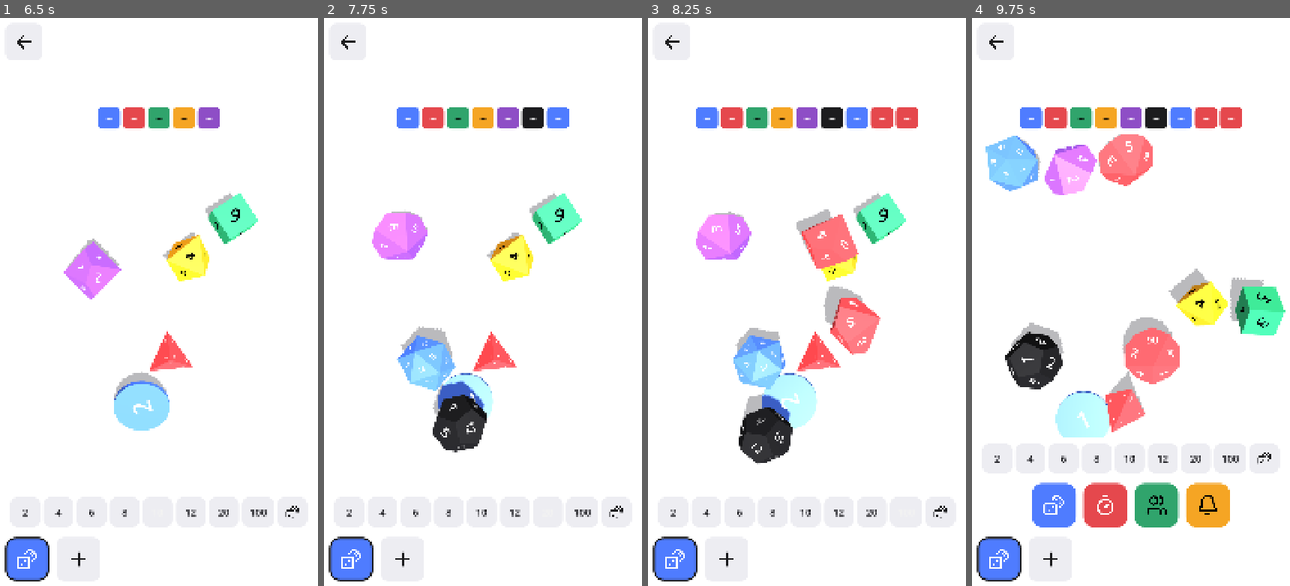
Above: before the commit, frames 1-4 (left to right).
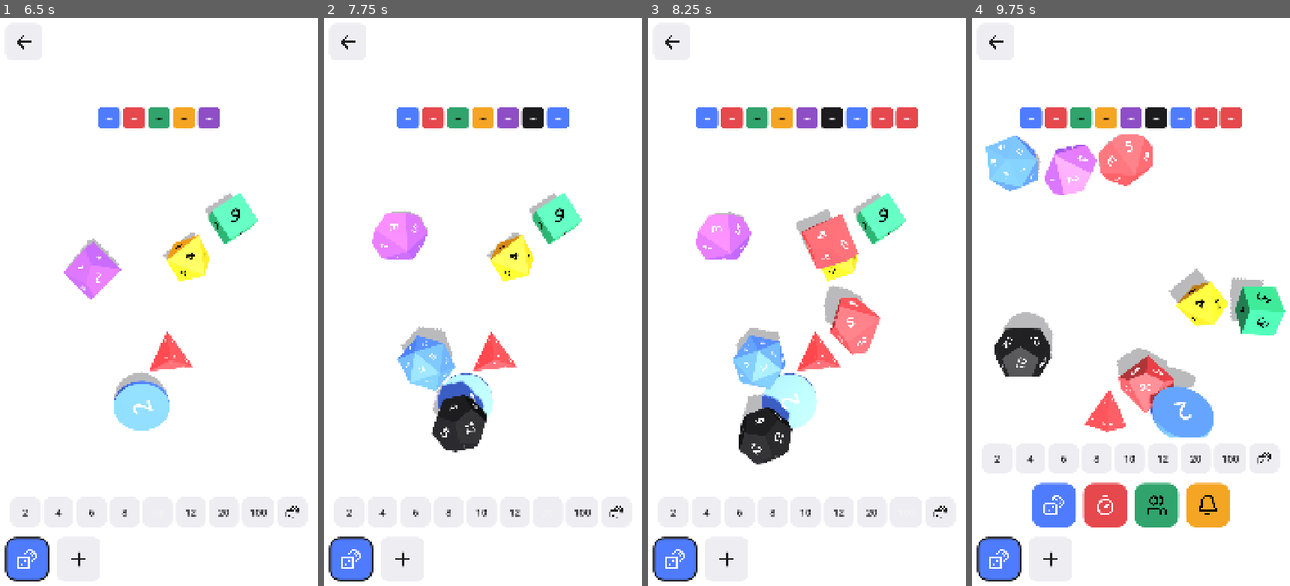
Above: after the commit, the same moments.

Repository: getsupersimple/supersimple-board-game-companion
Game: Godot game, scene res://scenes/main.tscn
Two runs of this game, one before a commit and one after it. Both use one fixed random seed, a clock stepped at 60 frames per second and the inputs below.
Inputs (mouse positions are in pixels of both pictures, inside the frame that each line leads up to):
- Up to frame 1 (6.5 s): click (79, 142) at 0.52 s; click (28, 557) at 1.27 s; click (82, 506) at 2.02 s; click "2" at 2.75 s; click "4" at 3.5 s; click "6" at 4.25 s; click "8" at 5 s; click "10" at 5.75 s
- Up to frame 2 (7.75 s): click "12" at 6.5 s; click "20" at 7.25 s
- Up to frame 3 (8.25 s): click "100" at 8 s
- Up to frame 4 (9.75 s): click (1264, 512) at 8.75 s; click (1051, 557) at 9.52 s

Frame 1 is identical in both runs. In frame 2, 0.1% of the frame differs, in the area x 33-52%, y 62-77%; in frame 3, 0.2%; in frame 4, 7.1%, in the area x 7-76%, y 51-74%.

Commit message:
Add the buzzer tool, settings screen, and dice impact sounds
Buzzer: a big tap area with four generated sounds (wrong-answer buzzer, bell,
horn, siren), chosen per preset, with the preset's toolbar icon following the
sound.

Settings: dice sound, timer buzzer and vibration switches, saved in their own
file and loaded at start, reached from the home screen's gear.

Dice: knocks on the table, walls and other dice play a click that is louder
and lower for a harder knock, with a light haptic tap for hard ones, both
following the settings. All sounds come from a small in-code SoundBank.

Co-Authored-By: Claude Sonnet 5.5 <noreply@anthropic.com>

Diff:
--- /dev/null
+++ b/assets/icons/lucide/circle-x.svg
@@ -0,0 +1,15 @@
+<svg
+  xmlns="http://www.w3.org/2000/svg"
+  width="24"
+  height="24"
+  viewBox="0 0 24 24"
+  fill="none"
+  stroke="#ffffff"
+  stroke-width="2"
+  stroke-linecap="round"
+  stroke-linejoin="round"
+>
+  <circle cx="12" cy="12" r="10" />
+  <path d="m15 9-6 6" />
+  <path d="m9 9 6 6" />
+</svg>
--- /dev/null
+++ b/assets/icons/lucide/megaphone.svg
@@ -0,0 +1,15 @@
+<svg
+  xmlns="http://www.w3.org/2000/svg"
+  width="24"
+  height="24"
+  viewBox="0 0 24 24"
+  fill="none"
+  stroke="#ffffff"
+  stroke-width="2"
+  stroke-linecap="round"
+  stroke-linejoin="round"
+>
+  <path d="M11 6a13 13 0 0 0 8.4-2.8A1 1 0 0 1 21 4v12a1 1 0 0 1-1.6.8A13 13 0 0 0 11 14H5a2 2 0 0 1-2-2V8a2 2 0 0 1 2-2z" />
+  <path d="M6 14a12 12 0 0 0 2.4 7.2 2 2 0 0 0 3.2-2.4A8 8 0 0 1 10 14" />
+  <path d="M8 6v8" />
+</svg>
--- /dev/null
+++ b/assets/icons/lucide/siren.svg
@@ -0,0 +1,20 @@
+<svg
+  xmlns="http://www.w3.org/2000/svg"
+  width="24"
+  height="24"
+  viewBox="0 0 24 24"
+  fill="none"
+  stroke="#ffffff"
+  stroke-width="2"
+  stroke-linecap="round"
+  stroke-linejoin="round"
+>
+  <path d="M7 18v-6a5 5 0 1 1 10 0v6" />
+  <path d="M5 21a1 1 0 0 0 1 1h12a1 1 0 0 0 1-1v-1a2 2 0 0 0-2-2H7a2 2 0 0 0-2 2z" />
+  <path d="M21 12h1" />
+  <path d="M18.5 4.5 18 5" />
+  <path d="M2 12h1" />
+  <path d="M12 2v1" />
+  <path d="m4.929 4.929.707.707" />
+  <path d="M12 12v6" />
+</svg>
--- /dev/null
+++ b/assets/icons/lucide/vibrate.svg
@@ -0,0 +1,15 @@
+<svg
+  xmlns="http://www.w3.org/2000/svg"
+  width="24"
+  height="24"
+  viewBox="0 0 24 24"
+  fill="none"
+  stroke="#ffffff"
+  stroke-width="2"
+  stroke-linecap="round"
+  stroke-linejoin="round"
+>
+  <path d="m2 8 2 2-2 2 2 2-2 2" />
+  <path d="m22 8-2 2 2 2-2 2 2 2" />
+  <rect width="8" height="14" x="8" y="5" rx="1" />
+</svg>
--- /dev/null
+++ b/assets/icons/lucide/volume-2.svg
@@ -0,0 +1,15 @@
+<svg
+  xmlns="http://www.w3.org/2000/svg"
+  width="24"
+  height="24"
+  viewBox="0 0 24 24"
+  fill="none"
+  stroke="#ffffff"
+  stroke-width="2"
+  stroke-linecap="round"
+  stroke-linejoin="round"
+>
+  <path d="M11 4.702a.705.705 0 0 0-1.203-.498L6.413 7.587A1.4 1.4 0 0 1 5.416 8H3a1 1 0 0 0-1 1v6a1 1 0 0 0 1 1h2.416a1.4 1.4 0 0 1 .997.413l3.383 3.384A.705.705 0 0 0 11 19.298z" />
+  <path d="M16 9a5 5 0 0 1 0 6" />
+  <path d="M19.364 18.364a9 9 0 0 0 0-12.728" />
+</svg>
--- /dev/null
+++ b/scripts/buzzer/buzzer_tool.gd
@@ -0,0 +1,106 @@
+class_name BuzzerTool
+extends Control
+## A big buzzer: tap it for a loud sound and a buzz in the hand. A row of icons
+## picks which sound it makes, so one game can have a "right" and a "wrong"
+## buzzer as two presets.
+
+## The preset's own icon changes with its sound, so presets tell apart in the toolbar.
+signal appearance_changed
+
+const DEFAULT_SOUND := "buzz"
+
+var preset: Preset
+var store: PresetStore
+
+var _area: TapArea
+var _player: AudioStreamPlayer
+var _sound := DEFAULT_SOUND
+var _sound_buttons := {}
+
+
+func _ready() -> void:
+	set_anchors_and_offsets_preset(Control.PRESET_FULL_RECT)
+	_sound = str(preset.data.get("sound", DEFAULT_SOUND))
+	if not SoundBank.BUZZER_SOUNDS.has(_sound):
+		_sound = DEFAULT_SOUND
+
+	var column := VBoxContainer.new()
+	column.set_anchors_and_offsets_preset(Control.PRESET_FULL_RECT)
+	column.add_theme_constant_override("separation", 24)
+	add_child(column)
+
+	_area = TapArea.new()
+	_area.tapped.connect(_on_tapped)
+	column.add_child(_area)
+
+	var choices := HBoxContainer.new()
+	choices.alignment = BoxContainer.ALIGNMENT_CENTER
+	choices.add_theme_constant_override("separation", 16)
+	column.add_child(choices)
+	var group := ButtonGroup.new()
+	for kind in SoundBank.BUZZER_SOUNDS:
+		var button := _make_choice(kind, group)
+		choices.add_child(button)
+		_sound_buttons[kind] = button
+
+	_player = AudioStreamPlayer.new()
+	add_child(_player)
+	_show_sound()
+
+
+func _make_choice(kind: String, group: ButtonGroup) -> Button:
+	var button := Button.new()
+	button.toggle_mode = true
+	button.button_group = group
+	button.icon = IconLibrary.get_icon(SoundBank.BUZZER_ICONS[kind])
+	button.expand_icon = true
+	button.icon_alignment = HORIZONTAL_ALIGNMENT_CENTER
+	button.vertical_icon_alignment = VERTICAL_ALIGNMENT_CENTER
+	button.custom_minimum_size = Vector2(150, 150)
+	button.focus_mode = Control.FOCUS_NONE
+	button.accessibility_name = tr("BUZZER_" + kind.to_upper())
+	button.add_theme_constant_override("icon_max_width", 72)
+	for state in ["icon_normal_color", "icon_hover_color", "icon_focus_color"]:
+		button.add_theme_color_override(state, Color("#1C1C1E"))
+	for state in ["icon_pressed_color", "icon_hover_pressed_color"]:
+		button.add_theme_color_override(state, Color.WHITE)
+	var on_box := StyleBoxFlat.new()
+	on_box.bg_color = Color("#1C1C1E")
+	on_box.set_corner_radius_all(32)
+	button.add_theme_stylebox_override("pressed", on_box)
+	button.add_theme_stylebox_override("hover_pressed", on_box)
+	button.pressed.connect(func() -> void: _choose(kind))
+	return button
+
+
+func _choose(kind: String) -> void:
+	_sound = kind
+	preset.data["sound"] = kind
+	preset.icon = SoundBank.BUZZER_ICONS[kind]
+	store.preset_changed()
+	_show_sound()
+	appearance_changed.emit()
+	_sound_it()
+
+
+func _show_sound() -> void:
+	_sound_buttons[_sound].set_pressed_no_signal(true)
+	_area.look(preset.color, SoundBank.BUZZER_ICONS[_sound], "", 16)
+
+
+func _on_tapped() -> void:
+	_sound_it()
+	TimerAlert.vibrate(80)
+	_flash()
+
+
+## The buzzer is the point of this tool, so it always sounds. The haptics switch
+## still applies to the buzz in the hand.
+func _sound_it() -> void:
+	_player.stream = SoundBank.stream(_sound)
+	_player.play()
+
+
+func _flash() -> void:
+	_area.self_modulate = Color(1, 1, 1, 0.45)
+	create_tween().tween_property(_area, "self_modulate", Color.WHITE, 0.25)
--- a/scripts/core/app_settings.gd
+++ b/scripts/core/app_settings.gd
@@ -1,8 +1,49 @@
 class_name AppSettings
 extends RefCounted
-## Global switches. A settings screen and saving them come later; for now these
-## hold the defaults from the spec: everything on.
+## Global switches, saved in their own small file. Everything starts on.
 
+const PATH := "user://settings.cfg"
+const SECTION := "settings"
+
+static var dice_sound := true
 static var timer_buzzer := true
 static var haptics := true
-static var dice_sound := true
+
+
+## Reads and writes a switch by name, so a settings row can be built from a list.
+static func get_flag(flag: String) -> bool:
+	match flag:
+		"dice_sound":
+			return dice_sound
+		"timer_buzzer":
+			return timer_buzzer
+		"haptics":
+			return haptics
+	return false
+
+
+static func set_flag(flag: String, value: bool) -> void:
+	match flag:
+		"dice_sound":
+			dice_sound = value
+		"timer_buzzer":
+			timer_buzzer = value
+		"haptics":
+			haptics = value
+
+
+static func load_settings(path: String = PATH) -> void:
+	var config := ConfigFile.new()
+	if config.load(path) != OK:
+		return
+	dice_sound = bool(config.get_value(SECTION, "dice_sound", true))
+	timer_buzzer = bool(config.get_value(SECTION, "timer_buzzer", true))
+	haptics = bool(config.get_value(SECTION, "haptics", true))
+
+
+static func save_settings(path: String = PATH) -> void:
+	var config := ConfigFile.new()
+	config.set_value(SECTION, "dice_sound", dice_sound)
+	config.set_value(SECTION, "timer_buzzer", timer_buzzer)
+	config.set_value(SECTION, "haptics", haptics)
+	config.save(path)
--- /dev/null
+++ b/scripts/core/sound_bank.gd
@@ -0,0 +1,73 @@
+class_name SoundBank
+extends RefCounted
+## Every sound in the app, made in code, so there are no sound files to license
+## or ship. Each is generated once and kept.
+
+const SAMPLE_RATE := 22050
+## The sounds a buzzer can make, in the order they are offered.
+const BUZZER_SOUNDS: Array[String] = ["buzz", "ding", "horn", "siren"]
+## The icon that stands for each buzzer sound.
+const BUZZER_ICONS := {"buzz": "circle-x", "ding": "bell", "horn": "megaphone", "siren": "siren"}
+
+static var _cache := {}
+
+
+static func stream(kind: String) -> AudioStreamWAV:
+	if not _cache.has(kind):
+		_cache[kind] = _build(kind)
+	return _cache[kind]
+
+
+static func _build(kind: String) -> AudioStreamWAV:
+	match kind:
+		"alarm":
+			return _render(0.8, func(t: float) -> float:
+				return (_square(220.0, t) * 0.35) if fmod(t, 0.4) < 0.3 else 0.0)
+		"buzz":
+			# The wrong-answer buzzer: two slightly out-of-tune square waves.
+			return _render(0.6, func(t: float) -> float:
+				return (_square(150.0, t) + _square(157.0, t)) * 0.22 * _fade_out(t, 0.6, 0.08))
+		"ding":
+			return _render(1.4, func(t: float) -> float:
+				var bell := sin(TAU * 880.0 * t) + 0.5 * sin(TAU * 1320.0 * t) + 0.25 * sin(TAU * 1760.0 * t)
+				return bell * 0.35 * exp(-3.2 * t))
+		"horn":
+			return _render(0.9, func(t: float) -> float:
+				var saw := fmod(t * 196.0, 1.0) * 2.0 - 1.0
+				return saw * 0.38 * minf(t / 0.04, 1.0) * _fade_out(t, 0.9, 0.2))
+		"siren":
+			# The phase is added up, so the pitch can sweep without clicks.
+			var phase := [0.0]
+			return _render(1.1, func(t: float) -> float:
+				var pitch := 700.0 + 260.0 * sin(TAU * 2.0 * t)
+				phase[0] += TAU * pitch / SAMPLE_RATE
+				return sin(phase[0]) * 0.4 * _fade_out(t, 1.1, 0.1))
+		"tick":
+			# A short click for a die knocking on something.
+			return _render(0.06, func(t: float) -> float:
+				var noise := sin(t * 91137.0) * sin(t * 40213.0)
+				return noise * 0.7 * exp(-t * 90.0))
+	return _render(0.1, func(_t: float) -> float: return 0.0)
+
+
+static func _render(seconds: float, sample: Callable) -> AudioStreamWAV:
+	var count := int(SAMPLE_RATE * seconds)
+	var data := PackedByteArray()
+	data.resize(count * 2)
+	for i in count:
+		var value: float = clampf(sample.call(float(i) / SAMPLE_RATE), -1.0, 1.0)
+		data.encode_s16(i * 2, int(value * 32767.0))
+	var wav := AudioStreamWAV.new()
+	wav.format = AudioStreamWAV.FORMAT_16_BITS
+	wav.mix_rate = SAMPLE_RATE
+	wav.stereo = false
+	wav.data = data
+	return wav
+
+
+static func _square(hz: float, t: float) -> float:
+	return 1.0 if sin(TAU * hz * t) >= 0.0 else -1.0
+
+
+static func _fade_out(t: float, length: float, fade: float) -> float:
+	return clampf((length - t) / fade, 0.0, 1.0)
--- a/scripts/dice/dice_table.gd
+++ b/scripts/dice/dice_table.gd
@@ -27,6 +27,10 @@
 const GRAB_DAMPING := 9.0
 const GRAB_MAX_FORCE := 120.0
 const GRAB_PRESS_FORCE := 20.0
+const IMPACT_VOICES := 4
+const LOUD_SPEED := 10.0
+const HAPTIC_SPEED := 5.0
+const HAPTIC_GAP_MS := 120
 const TAP_DISTANCE := 0.4
 const LONG_PRESS_SECONDS := 0.5
 const RELEASE_MAX_SPEED := 10.0
@@ -53,10 +57,18 @@
 var _grab_height := 0.0
 var _grab_travel := 0.0
 var _grab_time := 0.0
+var _voices: Array[AudioStreamPlayer] = []
+var _next_voice := 0
+var _last_haptic_ms := 0
 var _bounds: Node3D
 
 
 func _ready() -> void:
+	for i in IMPACT_VOICES:
+		var voice := AudioStreamPlayer.new()
+		voice.stream = SoundBank.stream("tick")
+		add_child(voice)
+		_voices.append(voice)
 	_build_environment()
 	_rebuild_bounds()
 
@@ -81,6 +93,7 @@
 	die.basis = Basis(Quaternion(Vector3(randf_range(-1, 1), randf_range(-1, 1), randf_range(-1, 1)).normalized(), randf() * TAU))
 	die.linear_velocity = Vector3(0, -2.0, 0)
 	die.angular_velocity = _random_spin(8.0)
+	die.impact.connect(_on_impact)
 	dice.append(die)
 	_settled = false
 	_settle_time = 0.0
@@ -98,6 +111,21 @@
 
 
 ## Removing one half of a percentile pair removes both.
+## A knock plays a click, louder and lower for a harder knock, and a hard one
+## also gives a light tap in the hand.
+func _on_impact(strength: float) -> void:
+	if AppSettings.dice_sound:
+		var voice := _voices[_next_voice]
+		_next_voice = (_next_voice + 1) % _voices.size()
+		voice.volume_db = linear_to_db(clampf(strength / LOUD_SPEED, 0.08, 1.0))
+		voice.pitch_scale = randf_range(0.85, 1.25) - minf(strength / LOUD_SPEED, 1.0) * 0.2
+		voice.play()
+	var now := Time.get_ticks_msec()
+	if AppSettings.haptics and strength >= HAPTIC_SPEED and now - _last_haptic_ms >= HAPTIC_GAP_MS:
+		_last_haptic_ms = now
+		Input.vibrate_handheld(12)
+
+
 func remove_die(die: Die) -> void:
 	for doomed in [die, die.partner]:
 		if doomed != null:
--- a/scripts/dice/die.gd
+++ b/scripts/dice/die.gd
@@ -3,6 +3,10 @@
 ## One physical die. The result is whichever face points up once it has
 ## settled. A die that is not lying flat has no result. The coin (d2) is a
 ## disc, and the d4 is read from its top vertex.
+
+## A knock against the table, a wall, or another die. `strength` is roughly the
+## speed of the knock in table units per second.
+signal impact(strength: float)
 
 ## How numerals are printed. Percentile dice are two d10s read together.
 enum NumeralStyle { NORMAL, TENS, UNITS }
@@ -26,6 +30,8 @@
 const CHAIN_CROSSING_LIFT := 0.17
 const TABLE_TOP := 0.0
 const FLATTEN_SECONDS := 0.25
+const IMPACT_MIN_SPEED := 1.2
+const IMPACT_COOLDOWN := 0.05
 const FLAT_CLEARANCE := 0.96
 const CHAIN_HALF_WIDTH := 0.22
 const CHAIN_BAR_HEIGHT := 0.32
@@ -48,6 +54,8 @@
 ## shakes and rolls, but other dice still bump into it.
 var locked := false
 var _chain: Node3D
+var _last_velocity := Vector3.ZERO
+var _impact_cooldown := 0.0
 var _chain_material: StandardMaterial3D
 var _chain_link_mesh: TorusMesh
 var _chain_body: StaticBody3D
@@ -64,6 +72,9 @@
 	die_color = color
 	numeral_style = style
 
+	contact_monitor = true
+	max_contacts_reported = 4
+	body_entered.connect(_on_body_entered)
 	collision_layer = DICE_LAYER
 	collision_mask = DICE_LAYER | 1
 	mass = 1.0
@@ -301,6 +312,23 @@
 	if shape_data.reads_vertex:
 		return _read_top_vertex()
 	return _read_top_face()
+
+
+func _physics_process(delta: float) -> void:
+	_impact_cooldown = maxf(0.0, _impact_cooldown - delta)
+	_last_velocity = linear_velocity
+
+
+func _on_body_entered(other: Node) -> void:
+	if _impact_cooldown > 0.0:
+		return
+	var speed := _last_velocity.length()
+	if other is Die:
+		speed = (_last_velocity - other._last_velocity).length()
+	if speed < IMPACT_MIN_SPEED:
+		return
+	_impact_cooldown = IMPACT_COOLDOWN
+	impact.emit(speed)
 
 
 func is_at_rest() -> bool:
--- a/scripts/game/game_screen.gd
+++ b/scripts/game/game_screen.gd
@@ -116,6 +116,12 @@
 			game_tool.store = store
 			game_tool.toolbar_visible_changed.connect(_set_toolbar_visible)
 			return game_tool
+		Preset.Type.BUZZER:
+			var buzzer_tool := BuzzerTool.new()
+			buzzer_tool.preset = active
+			buzzer_tool.store = store
+			buzzer_tool.appearance_changed.connect(_refresh)
+			return buzzer_tool
 	return null
 
 
--- a/scripts/home/home.gd
+++ b/scripts/home/home.gd
@@ -3,6 +3,7 @@
 ## Home screen: one tile per game, with the built-in Quick game first.
 
 signal game_selected(game_id: String)
+signal settings_pressed
 
 const COLUMNS := 2
 const NEW_GAME_COLORS: Array[Color] = [
@@ -18,6 +19,7 @@
 func _ready() -> void:
 	_settings_button.icon = IconLibrary.get_icon("settings")
 	_settings_button.accessibility_name = tr("HOME_SETTINGS")
+	_settings_button.pressed.connect(func() -> void: settings_pressed.emit())
 	_grid.columns = COLUMNS
 	for color_name in ["icon_normal_color", "icon_hover_color", "icon_pressed_color", "icon_focus_color"]:
 		_settings_button.add_theme_color_override(color_name, Color("#1C1C1E"))
--- a/scripts/main.gd
+++ b/scripts/main.gd
@@ -1,18 +1,27 @@
 extends Control
-## Entry point. Owns the store and switches between the home and game screens.
+## Entry point. Owns the store and switches between the home, game and settings
+## screens.
 
 var store: PresetStore
+
+var _settings: SettingsScreen
 
 @onready var _home: Home = %Home
 @onready var _game_screen: GameScreen = %GameScreen
 
 
 func _ready() -> void:
+	AppSettings.load_settings()
 	store = PresetStore.new()
 	store.load_store()
 	_home.show_games(store)
 	_home.game_selected.connect(_on_game_selected)
+	_home.settings_pressed.connect(_show_settings)
 	_game_screen.back_pressed.connect(_show_home)
+	_settings = SettingsScreen.new()
+	_settings.visible = false
+	_settings.back_pressed.connect(_show_home)
+	add_child(_settings)
 
 
 func _on_game_selected(game_id: String) -> void:
@@ -21,6 +30,12 @@
 	_game_screen.visible = true
 
 
+func _show_settings() -> void:
+	_home.visible = false
+	_settings.visible = true
+
+
 func _show_home() -> void:
 	_game_screen.visible = false
+	_settings.visible = false
 	_home.visible = true
--- /dev/null
+++ b/scripts/settings/settings_screen.gd
@@ -0,0 +1,101 @@
+class_name SettingsScreen
+extends Control
+## The switches: dice sound, the timer's end buzzer, and haptics. Each row is
+## pictures only, a feature icon and a tick or a cross, and saves at once.
+
+signal back_pressed
+
+const ROW_HEIGHT := 200
+const INK := Color("#1C1C1E")
+
+var _toggles: Dictionary = {}
+
+
+func _ready() -> void:
+	set_anchors_and_offsets_preset(Control.PRESET_FULL_RECT)
+	var margin := MarginContainer.new()
+	margin.set_anchors_and_offsets_preset(Control.PRESET_FULL_RECT)
+	for side in ["left", "top", "right", "bottom"]:
+		margin.add_theme_constant_override("margin_" + side, 48)
+	add_child(margin)
+	var column := VBoxContainer.new()
+	column.add_theme_constant_override("separation", 32)
+	margin.add_child(column)
+
+	var back := Button.new()
+	back.icon = IconLibrary.get_icon("arrow-left")
+	back.expand_icon = true
+	back.icon_alignment = HORIZONTAL_ALIGNMENT_CENTER
+	back.vertical_icon_alignment = VERTICAL_ALIGNMENT_CENTER
+	back.custom_minimum_size = Vector2(120, 120)
+	back.size_flags_horizontal = Control.SIZE_SHRINK_BEGIN
+	back.accessibility_name = tr("GAME_BACK")
+	for state in ["icon_normal_color", "icon_hover_color", "icon_pressed_color", "icon_focus_color"]:
+		back.add_theme_color_override(state, INK)
+	back.pressed.connect(func() -> void: back_pressed.emit())
+	column.add_child(back)
+
+	column.add_child(_make_row(["dices", "volume-2"], "dice_sound", "SETTINGS_DICE_SOUND"))
+	column.add_child(_make_row(["timer", "bell"], "timer_buzzer", "SETTINGS_TIMER_BUZZER"))
+	column.add_child(_make_row(["vibrate"], "haptics", "SETTINGS_HAPTICS"))
+
+
+func _make_row(icons: Array, setting: String, label_key: String) -> Control:
+	var panel := PanelContainer.new()
+	panel.custom_minimum_size = Vector2(0, ROW_HEIGHT)
+	var box := StyleBoxFlat.new()
+	box.bg_color = Color("#EDEDF2")
+	box.set_corner_radius_all(40)
+	box.set_content_margin_all(32)
+	panel.add_theme_stylebox_override("panel", box)
+
+	var row := HBoxContainer.new()
+	row.add_theme_constant_override("separation", 24)
+	panel.add_child(row)
+	for icon_name in icons:
+		var picture := TextureRect.new()
+		picture.texture = IconLibrary.get_icon(icon_name)
+		picture.modulate = INK
+		picture.custom_minimum_size = Vector2(96, 96)
+		picture.expand_mode = TextureRect.EXPAND_IGNORE_SIZE
+		picture.stretch_mode = TextureRect.STRETCH_KEEP_ASPECT_CENTERED
+		picture.size_flags_vertical = Control.SIZE_SHRINK_CENTER
+		row.add_child(picture)
+	var spacer := Control.new()
+	spacer.size_flags_horizontal = Control.SIZE_EXPAND_FILL
+	row.add_child(spacer)
+
+	var toggle := Button.new()
+	toggle.toggle_mode = true
+	toggle.expand_icon = true
+	toggle.icon_alignment = HORIZONTAL_ALIGNMENT_CENTER
+	toggle.vertical_icon_alignment = VERTICAL_ALIGNMENT_CENTER
+	toggle.custom_minimum_size = Vector2(220, 120)
+	toggle.size_flags_vertical = Control.SIZE_SHRINK_CENTER
+	toggle.focus_mode = Control.FOCUS_NONE
+	toggle.accessibility_name = tr(label_key)
+	toggle.add_theme_constant_override("icon_max_width", 64)
+	toggle.set_pressed_no_signal(AppSettings.get_flag(setting))
+	toggle.toggled.connect(func(on: bool) -> void:
+		AppSettings.set_flag(setting, on)
+		AppSettings.save_settings()
+		_style_toggle(toggle, on)
+		if on and setting == "haptics":
+			Input.vibrate_handheld(40))
+	_style_toggle(toggle, toggle.button_pressed)
+	_toggles[setting] = toggle
+	row.add_child(toggle)
+	return panel
+
+
+## On is a dark pill with a tick, off is a pale pill with a cross.
+func _style_toggle(toggle: Button, on: bool) -> void:
+	toggle.icon = IconLibrary.get_icon("check" if on else "x")
+	var fill := StyleBoxFlat.new()
+	fill.bg_color = INK if on else Color("#D9D9DF")
+	fill.set_corner_radius_all(60)
+	for state in ["normal", "hover", "pressed", "hover_pressed"]:
+		toggle.add_theme_stylebox_override(state, fill)
+	var ink := Color.WHITE if on else INK
+	for state in ["icon_normal_color", "icon_hover_color", "icon_pressed_color", "icon_hover_pressed_color", "icon_focus_color"]:
+		toggle.add_theme_color_override(state, ink)
--- a/scripts/timer/single_timer_tool.gd
+++ b/scripts/timer/single_timer_tool.gd
@@ -65,6 +65,8 @@
 	var button := HoldButton.new()
 	button.icon = IconLibrary.get_icon("rotate-ccw")
 	button.expand_icon = true
+	button.icon_alignment = HORIZONTAL_ALIGNMENT_CENTER
+	button.vertical_icon_alignment = VERTICAL_ALIGNMENT_CENTER
 	button.custom_minimum_size = Vector2(150, 150)
 	button.accessibility_name = "Reset"
 	button.add_theme_constant_override("icon_max_width", 72)
--- a/scripts/timer/timer_alert.gd
+++ b/scripts/timer/timer_alert.gd
@@ -1,20 +1,13 @@
 class_name TimerAlert
 extends RefCounted
 ## What happens when a timer runs out: a vibration, and a buzzer if it is on.
-
-const SAMPLE_RATE := 22050
-const BUZZER_HZ := 220.0
-const BUZZER_SECONDS := 0.8
-
-static var _buzzer_stream: AudioStreamWAV
-
 
 static func sound_the_alarm(host: Node) -> void:
 	vibrate(600)
 	if not AppSettings.timer_buzzer:
 		return
 	var player := AudioStreamPlayer.new()
-	player.stream = buzzer_stream()
+	player.stream = SoundBank.stream("alarm")
 	host.add_child(player)
 	player.finished.connect(player.queue_free)
 	player.play()
@@ -23,23 +16,3 @@
 static func vibrate(milliseconds: int) -> void:
 	if AppSettings.haptics:
 		Input.vibrate_handheld(milliseconds)
-
-
-## A harsh two-pulse square-wave buzz, made in code so the app needs no sound file.
-static func buzzer_stream() -> AudioStreamWAV:
-	if _buzzer_stream != null:
-		return _buzzer_stream
-	var count := int(SAMPLE_RATE * BUZZER_SECONDS)
-	var data := PackedByteArray()
-	data.resize(count * 2)
-	for i in count:
-		var t := float(i) / SAMPLE_RATE
-		var on := fmod(t, 0.4) < 0.3
-		var wave := 1.0 if sin(TAU * BUZZER_HZ * t) >= 0.0 else -1.0
-		data.encode_s16(i * 2, int(wave * 0.35 * 32767.0) if on else 0)
-	_buzzer_stream = AudioStreamWAV.new()
-	_buzzer_stream.format = AudioStreamWAV.FORMAT_16_BITS
-	_buzzer_stream.mix_rate = SAMPLE_RATE
-	_buzzer_stream.stereo = false
-	_buzzer_stream.data = data
-	return _buzzer_stream
--- a/scripts/timer/timer_setup.gd
+++ b/scripts/timer/timer_setup.gd
@@ -69,6 +69,8 @@
 	button.toggle_mode = true
 	button.icon = IconLibrary.get_icon(icon_name)
 	button.expand_icon = true
+	button.icon_alignment = HORIZONTAL_ALIGNMENT_CENTER
+	button.vertical_icon_alignment = VERTICAL_ALIGNMENT_CENTER
 	button.custom_minimum_size = Vector2(TOGGLE_SIZE, TOGGLE_SIZE)
 	button.size_flags_vertical = Control.SIZE_SHRINK_CENTER
 	button.focus_mode = Control.FOCUS_NONE
--- a/scripts/timer/two_player_timer_tool.gd
+++ b/scripts/timer/two_player_timer_tool.gd
@@ -79,6 +79,8 @@
 	var button := Button.new()
 	button.icon = IconLibrary.get_icon("pause")
 	button.expand_icon = true
+	button.icon_alignment = HORIZONTAL_ALIGNMENT_CENTER
+	button.vertical_icon_alignment = VERTICAL_ALIGNMENT_CENTER
 	button.custom_minimum_size = Vector2(150, 150)
 	button.focus_mode = Control.FOCUS_NONE
 	button.accessibility_name = "Pause"
--- a/test/test_timers.gd
+++ b/test/test_timers.gd
@@ -134,3 +134,36 @@
 	assert_false(game.tap(0, 15000), "taps do nothing while paused")
 	game.toggle_pause(30000)
 	assert_eq(game.display_ms(0, 35000), 45000)
+
+
+func test_settings_are_saved_and_loaded() -> void:
+	var path := "user://test_settings.cfg"
+	AppSettings.dice_sound = false
+	AppSettings.timer_buzzer = true
+	AppSettings.haptics = false
+	AppSettings.save_settings(path)
+	AppSettings.dice_sound = true
+	AppSettings.haptics = true
+	AppSettings.load_settings(path)
+	assert_false(AppSettings.dice_sound)
+	assert_true(AppSettings.timer_buzzer)
+	assert_false(AppSettings.haptics)
+	AppSettings.dice_sound = true
+	AppSettings.haptics = true
+	DirAccess.remove_absolute(path)
+
+
+func test_a_missing_settings_file_leaves_everything_on() -> void:
+	AppSettings.dice_sound = true
+	AppSettings.load_settings("user://does_not_exist.cfg")
+	assert_true(AppSettings.dice_sound)
+
+
+func test_every_buzzer_sound_exists_and_has_an_icon() -> void:
+	for kind in SoundBank.BUZZER_SOUNDS:
+		var stream := SoundBank.stream(kind)
+		assert_gt(stream.data.size(), 1000, "%s has sound" % kind)
+		assert_true(SoundBank.BUZZER_ICONS.has(kind), "%s has an icon" % kind)
+		assert_true(ResourceLoader.exists("res://assets/icons/lucide/%s.svg" % SoundBank.BUZZER_ICONS[kind]), "%s icon file" % kind)
+	assert_gt(SoundBank.stream("alarm").data.size(), 1000)
+	assert_gt(SoundBank.stream("tick").data.size(), 100)
--- a/translations/strings.csv
+++ b/translations/strings.csv
@@ -15,3 +15,10 @@
 DICE_ROLL,Roll
 TIMER_COUNT_UP,Count up
 TIMER_RESET_EACH_TURN,Reset each turn
+BUZZER_BUZZ,Wrong answer buzzer
+BUZZER_DING,Bell
+BUZZER_HORN,Horn
+BUZZER_SIREN,Siren
+SETTINGS_DICE_SOUND,Dice sound
+SETTINGS_TIMER_BUZZER,Timer buzzer
+SETTINGS_HAPTICS,Vibration
Not shown, added: assets/icons/lucide/circle-x.svg.import
Not shown, added: assets/icons/lucide/megaphone.svg.import
Not shown, added: assets/icons/lucide/siren.svg.import
Not shown, added: assets/icons/lucide/vibrate.svg.import
Not shown, added: assets/icons/lucide/volume-2.svg.import
Not shown, added: scripts/buzzer/buzzer_tool.gd.uid
Not shown, added: scripts/core/sound_bank.gd.uid
Not shown, added: scripts/settings/settings_screen.gd.uid
